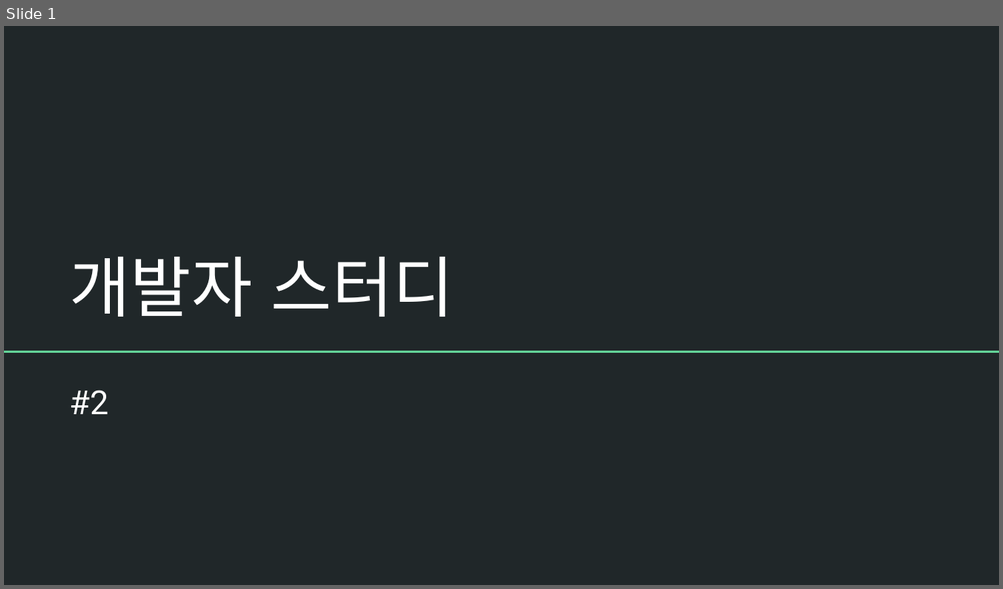
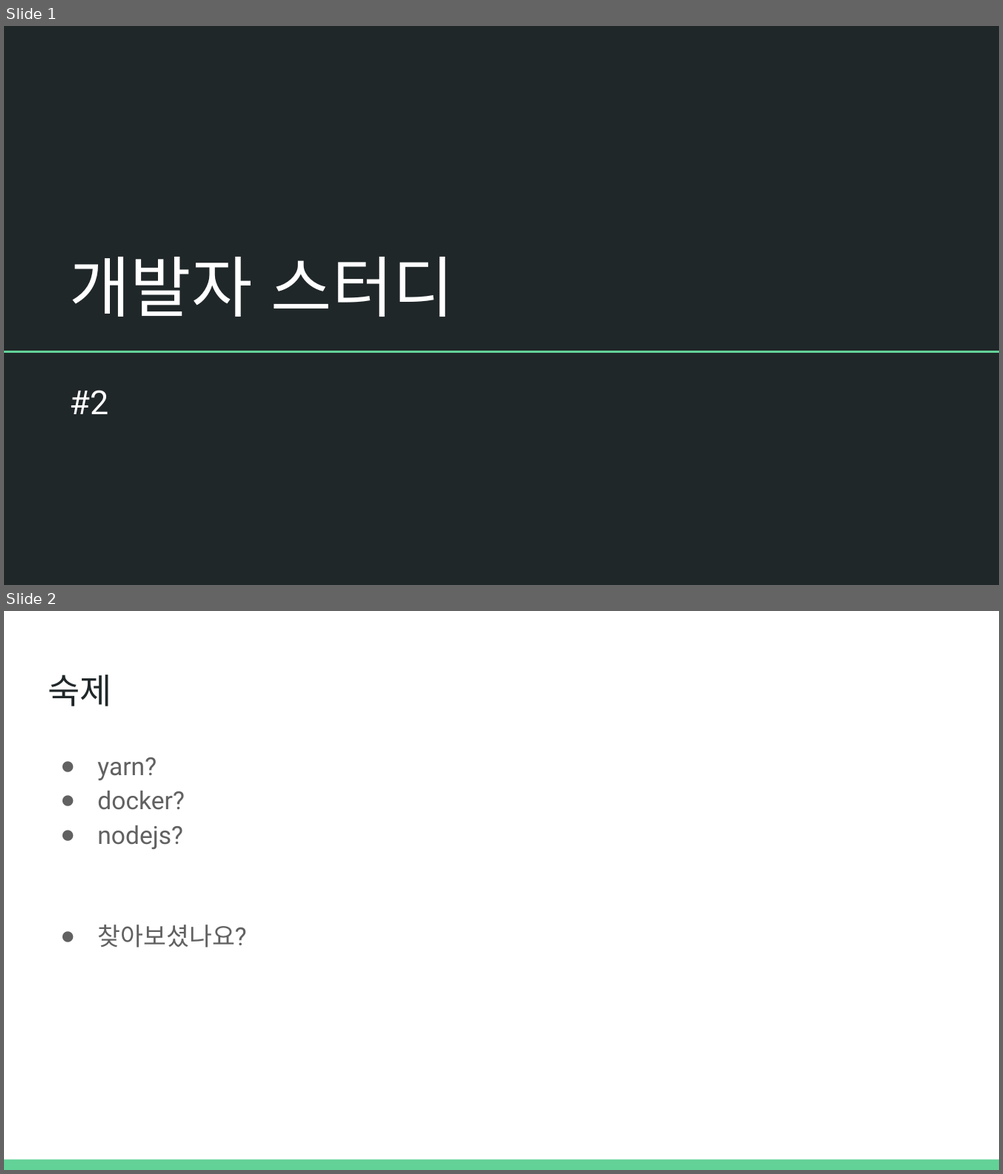
Before and after one commit to SJCEstudy/SJCEstudy_2025_Lecture, a slide deck: Server Lecture Material/개발자 스터디 #2.pptx. Shown one above the other, each under a label of ours: slide 1 before the commit, slides 1 and 2 after it. The pictures are 1003x589 and 1003x1174 pixels, drawn with LibreOffice and Linux fonts; fonts in the diff are those of the drawing. Boxes give left, top, right and bottom in pixels: in the first picture for what was removed or moved away, otherwise in the second. Text is boxed around its words. In the diff, an @@ line names an element or a change of style, - is before the commit and + after.

```diff
--- a/Server Lecture Material/개발자 스터디 #2.pptx
+++ b/Server Lecture Material/개발자 스터디 #2.pptx
@@ slide 2 added at [4, 611, 999, 1170], background #FFFFFF @@
@@ title added at [48, 675, 112, 706], 25.2 pt, text #202729 @@
+숙제
@@ text added at [97, 758, 246, 948], 18 pt, text #616161 @@
+● yarn?
+● docker?
+● nodejs?
+● 찾아보셨나요?
@@ rectangle added at [4, 1160, 999, 1170], fill #63D297 @@
```
Also in this commit, not shown: 3 slides changed, 18 other slides added, 1 other file.
